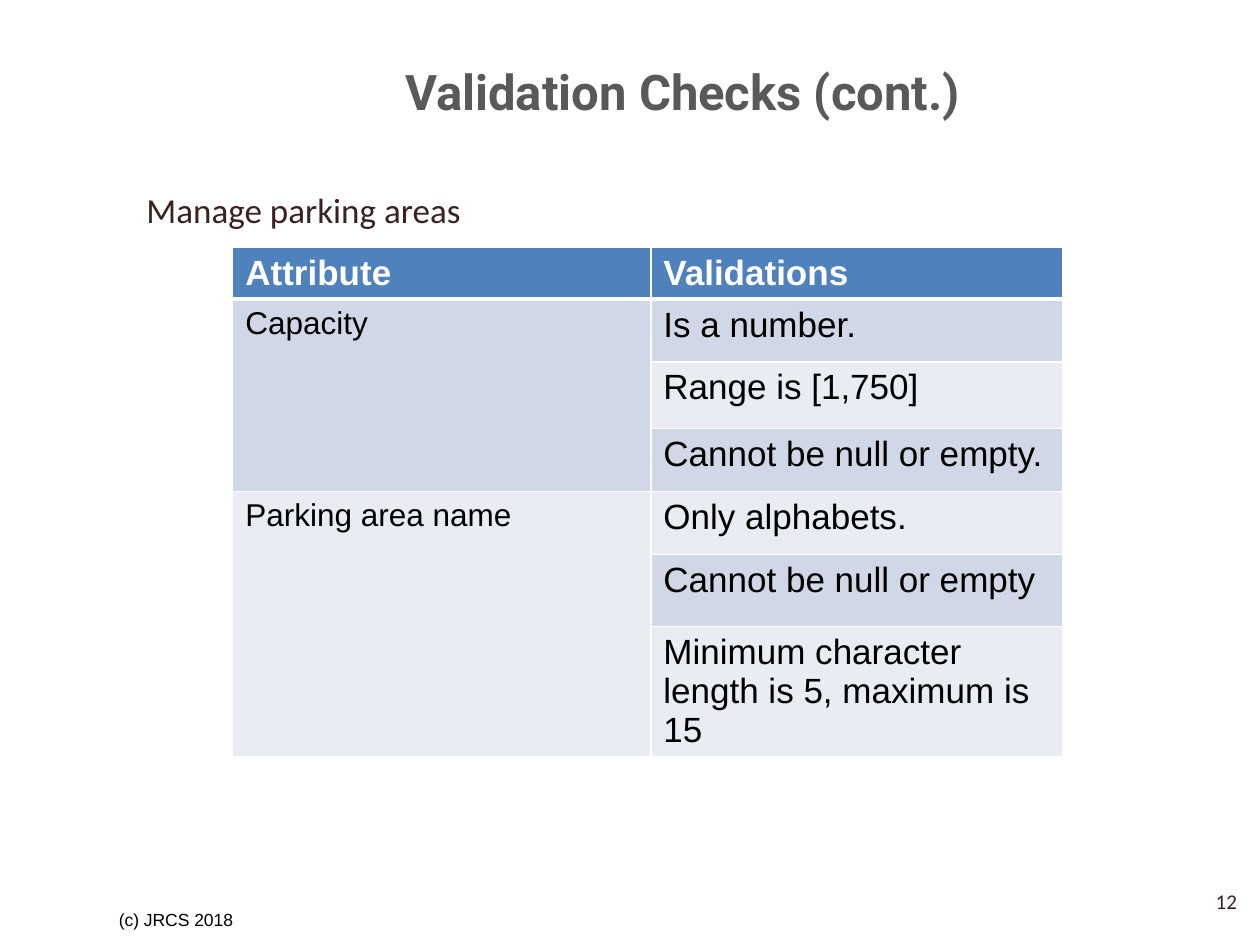
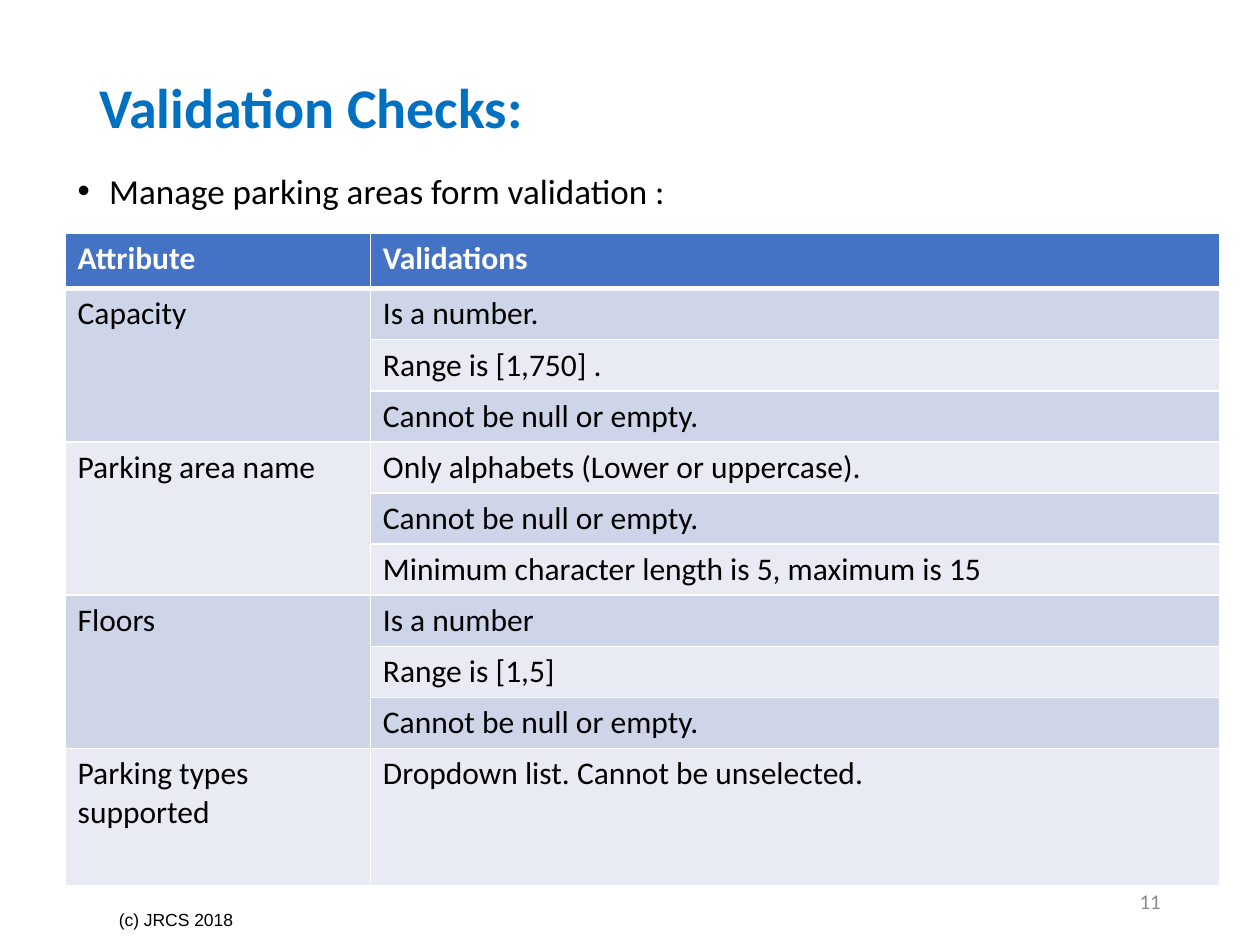
Before and after one commit to SrihariShastry/UTA_Parking, a slide deck: slide 11 of Project_Analysis_Team_3/Validation Checks and Rules Tables.pptx (slide 12 before the commit). Drawn at 1260x945 pixels with LibreOffice and Linux fonts; fonts in the diff are those of the drawing; background and template pictures are left out. Boxes give left, top, right and bottom in pixels: in the first picture for what was removed or moved away, otherwise in the second. Text is boxed around its words. In the diff, an @@ line names an element or a change of style, - is before the commit and + after.

Commit message:
Reviewed validations and rules ppt

```diff
--- a/Project_Analysis_Team_3/Validation Checks and Rules Tables.pptx
+++ b/Project_Analysis_Team_3/Validation Checks and Rules Tables.pptx
@@ title at [99,88,522,129]: text changed; size 28 to 32 pt; font Roboto to Calibri; text colour #595959 to #0070C0 @@
-Validation Checks (cont.)
+Validation Checks:
@@ text at [109,179,647,210]: text changed; text colour #3A2222 to #000000 @@
-Manage parking areas
+• Manage parking areas form validation :
@@ table at [66,233,1220,879] @@
-row 3, column 2: Range is [1,750]
+row 3, column 2: Range is [1,750] .
-row 5, column 2: Only alphabets.
+row 5, column 2: Only alphabets (Lower or uppercase).
-row 6, column 2: Cannot be null or empty
+row 6, column 2: Cannot be null or empty.
+row 8: Floors | Is a number
+row 9:  | Range is [1,5]
+row 10:  | Cannot be null or empty.
+row 11: Parking types supported | Dropdown list. Cannot be unselected.
@@ table: place and size @@
-table at [233,247,1063,747]
+table at [66,233,1220,879]
@@ page number added at [1140,895,1161,909], 12 pt, text #8C8C8C @@
+11
@@ page number removed at [1216,895,1237,909] @@
-12
```
Also in this commit, not shown: 10 other slides changed, 11 slides added, 13 slides removed, 9 other files.
